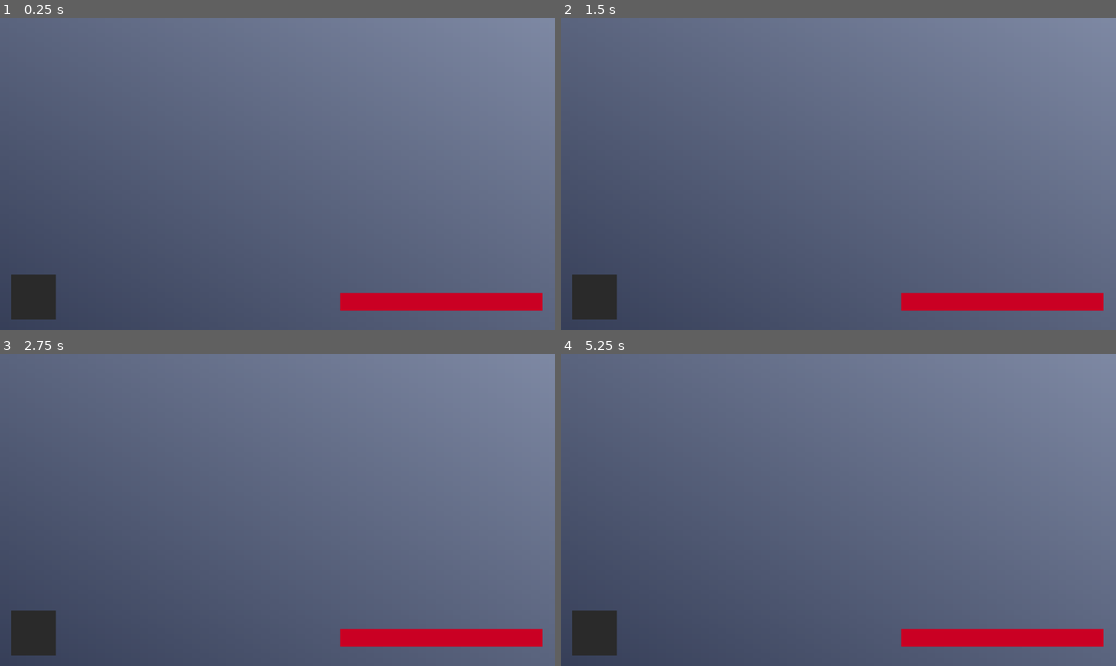
Above: before the commit, frames 1-4 (two rows, left to right).
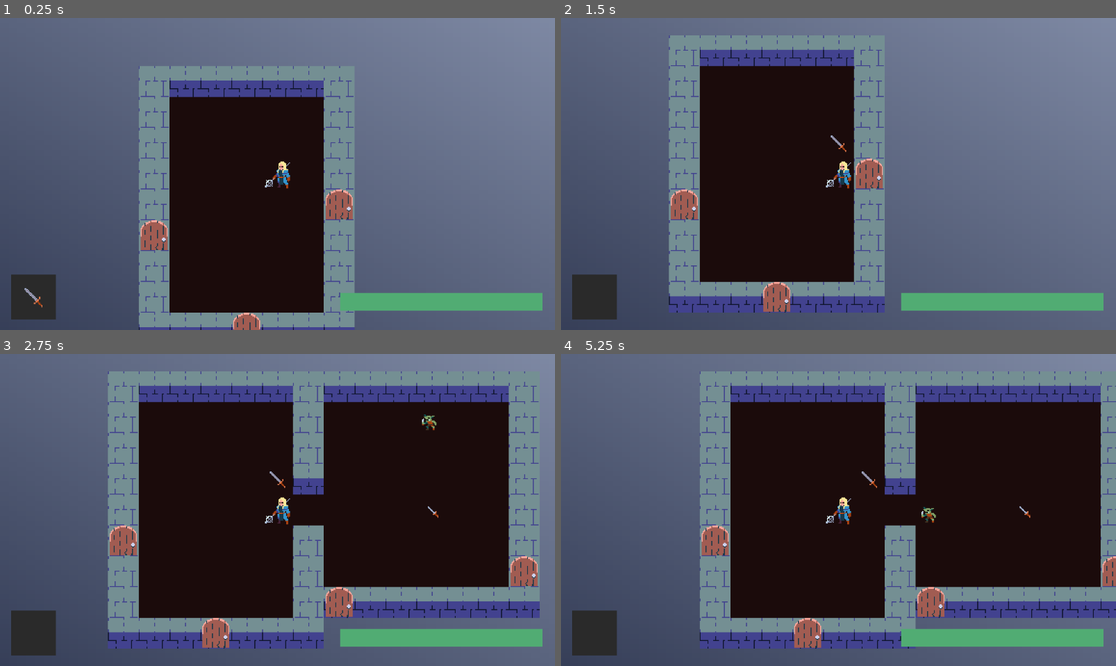
Above: after the commit, the same moments.

Repository: pryganss/TB-DCrawl
Game: Godot game, scene res://game.tscn
The game is run twice, just before and just after one commit, with the same random seed, the same clock (stepped at 60 frames per second) and the same inputs.
Inputs:
- Up to frame 1 (0.25 s): no input
- Up to frame 2 (1.5 s): tap Enter at 0.5 s; hold D (move_right) 0.53-1.28 s; tap Q (drop) at 0.6 s; tap Space (wait) at 1.25 s; hold S (move_down) from 1.28 s (still down); tap E (grab) at 1.35 s
- Up to frame 3 (2.75 s): tap Enter at 2 s; release S (move_down) at 2.03 s; hold D (move_right) from 2.03 s (still down); tap Space (wait) at 2.1 s
- Up to frame 4 (5.25 s): tap Space (wait) at 2.75, 4.25, 4.35 s; release D (move_right) at 2.78 s; hold W (move_up) 2.78-3.53 s; tap Q (drop) at 2.85, 5.1 s; tap Enter at 3.5 s; hold A (move_left) 3.53-5.03 s; tap E (grab) at 3.6 s; hold S (move_down) from 5.03 s (still down)

The runs differ from the first frame. In frame 1, 35% of the frame differs, in the area x 4-98%, y 15-100%; in frame 2, 36%; in frame 3, 64%, in the area x 19-98%, y 5-95%; in frame 4, 62%.
Error before the commit: Parse Error: Preload file "res://Assets/Stances/test_stance.tres" does not exist. (res://src/game_manager.gd:32)

Commit message:
remove testing line from game manager

Diff:
--- a/src/game_manager.gd
+++ b/src/game_manager.gd
@@ -29,8 +29,6 @@
 
 	$Camera2D.player = player
 
-	plr_fighter_component.stance = Stance.new(preload("res://Assets/Stances/test_stance.tres"), player)
-
 
 func reset(_entity: Entity):
 	get_tree().change_scene_to_file("res://game.tscn")
